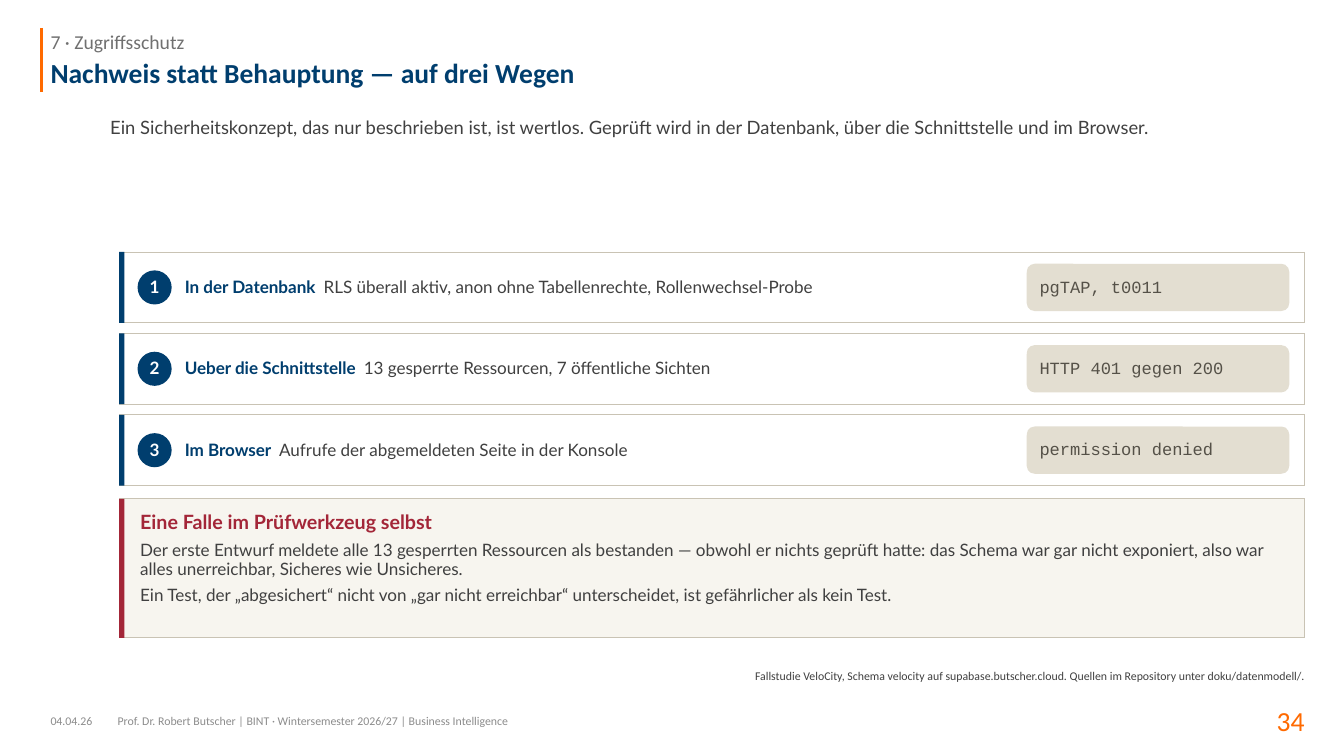
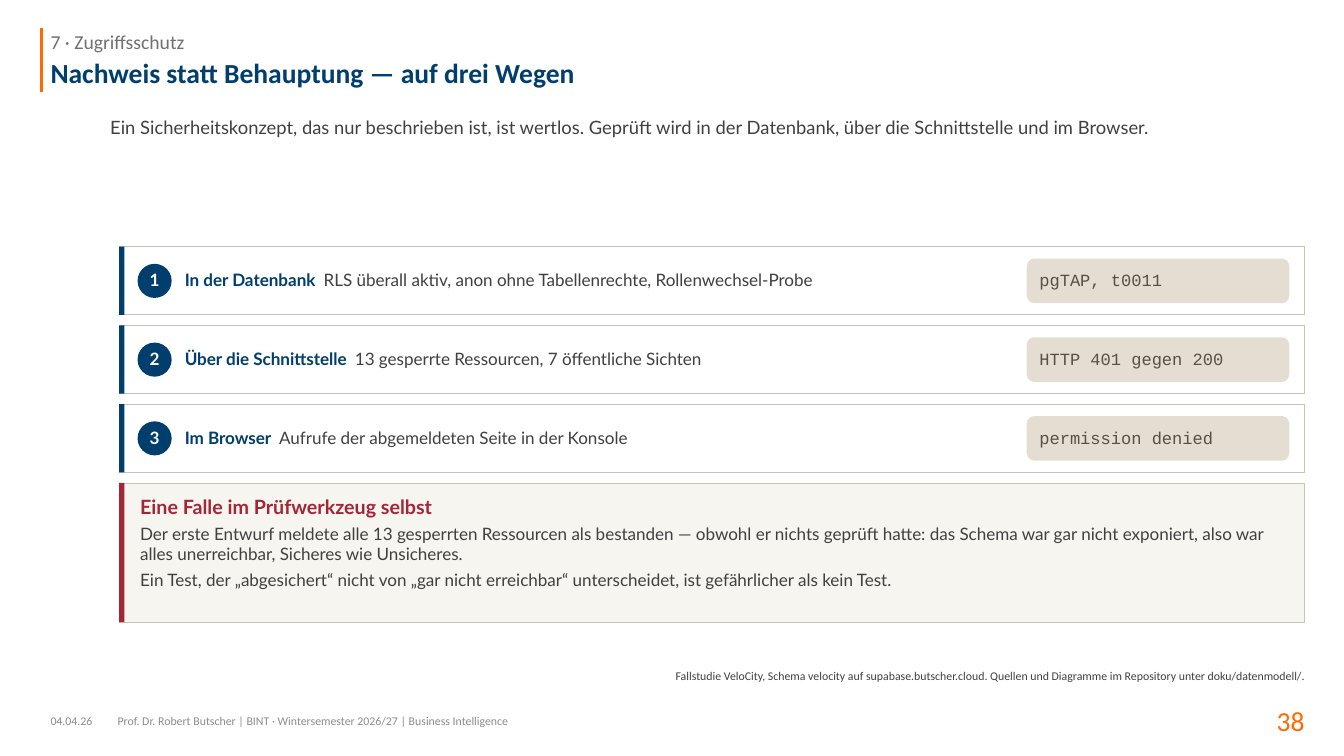
Before and after one commit to swrobuts/velocity-fallstudie, a slide deck: slide 38 of slides/velocity-datenbankentwurf.pptx (slide 34 before the commit). Drawn at 1344x756 pixels with LibreOffice and Linux fonts; fonts in the diff are those of the drawing. Boxes give left, top, right and bottom in pixels: in the first picture for what was removed or moved away, otherwise in the second. Text is boxed around its words. In the diff, an @@ line names an element or a change of style, - is before the commit and + after.

```diff
--- a/slides/velocity-datenbankentwurf.pptx
+++ b/slides/velocity-datenbankentwurf.pptx
@@ 2 rectangles, 1 ellipse, 1 text, 1 rounded rectangle: place and size @@
-2 rectangles, 1 ellipse, 1 text, 1 rounded rectangle at (119,252,1305,323)
+2 rectangles, 1 ellipse, 1 text, 1 rounded rectangle at (119,247,1305,315)
@@ text at (185,351,701,368): text changed @@
-Ueber die Schnittstelle 13 gesperrte Ressourcen, 7 öffentliche Sichten
+Über die Schnittstelle 13 gesperrte Ressourcen, 7 öffentliche Sichten
@@ 4 rectangles, 2 ellipses, 1 rounded rectangle, 1 text: place and size @@
-4 rectangles, 2 ellipses, 1 rounded rectangle, 1 text at (119,334,1305,486)
+4 rectangles, 2 ellipses, 1 rounded rectangle, 1 text at (119,325,1305,473)
@@ rounded rectangle "permission denied": place and size @@
-rounded rectangle "permission denied" at (1027,426,1290,474)
+rounded rectangle "permission denied" at (1027,416,1290,460)
@@ 2 rectangles, 1 text: place and size @@
-2 rectangles, 1 text at (119,499,1305,638)
+2 rectangles, 1 text at (119,483,1305,622)
@@ text at (676,672,1305,682): text changed @@
-Fallstudie VeloCity, Schema velocity auf supabase.butscher.cloud. Quellen im Repository unter doku/datenmodell/.
+Fallstudie VeloCity, Schema velocity auf supabase.butscher.cloud. Quellen und Diagramme im Repository unter doku/datenmodell/.
@@ page number at (1277,712,1305,732): text changed @@
-34
+38
```
Also in this commit, not shown: 20 other slides changed, 22 slides added, 18 slides removed, 39 other files.
